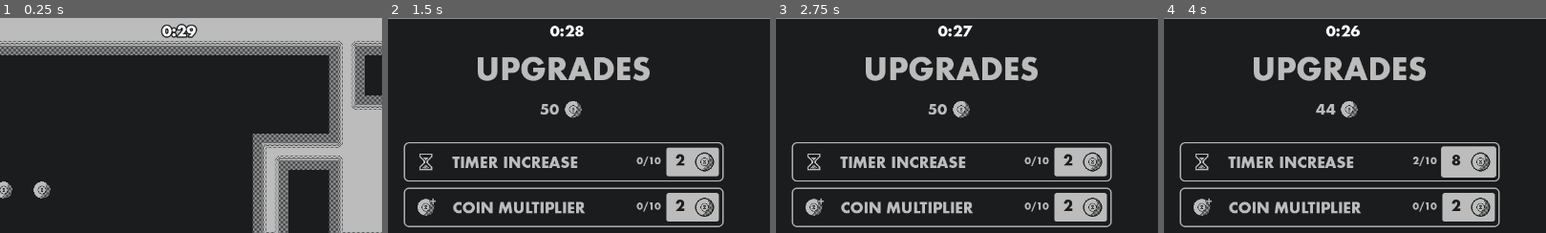
Above: before the commit, frames 1-4 (left to right).
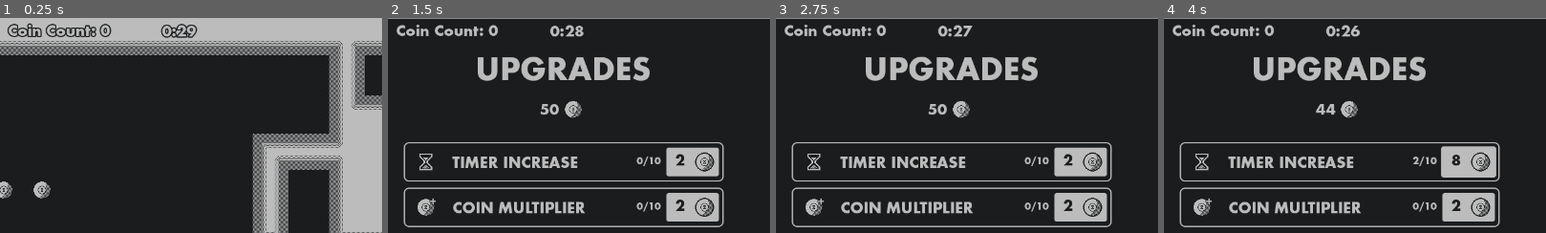
Above: after the commit, the same moments.

Repository: ParryTotato/1BitJam2025
Game: Godot game, scene res://Scenes/Main/main.tscn
Two runs of this game, one before a commit and one after it. Both use one fixed random seed, a clock stepped at 60 frames per second and the inputs below.
Inputs (mouse positions are % of the whole screen's width and height, from its top left):
- Up to frame 1 (0.25 s): no input
- Up to frame 2 (1.5 s): tap Enter (ui_accept) at 0.5, 0.77 s; hold Right (ui_right) 0.53-1.25 s; click (61, 90) at 1.25 s
- Up to frame 3 (2.75 s): click (61, 90) at 2 s
- Up to frame 4 (4 s): click "2" at 2.75 s; click "4" at 3.5 s
The pictures show only the part of the screen within x 27-77%, y 0-50%; the shares and areas given below are measured in that part.

The runs differ from the first frame. In frame 1, 1.1% of the frame differs, in the area x 2-52%, y 2-9%; in frame 2, 0.9%; in frame 3, 0.9%; in frame 4, 0.9%.

Commit message:
bland coin counter

Diff:
--- /dev/null
+++ b/Scenes/Coin/coin_count.gd
@@ -0,0 +1,3 @@
+extends CanvasLayer
+
+@onready var coin_count_label := $Label
--- a/Scenes/Level/level.gd
+++ b/Scenes/Level/level.gd
@@ -4,7 +4,6 @@
 
 func _ready():
 	_register_objects()
-	print(original_positions)
 
 func _process(_delta):
 	if Input.is_action_just_pressed("reset"):
@@ -24,7 +23,6 @@
 	set_physics_process(false)
 	for child in get_children():
 		if child.name in original_positions:
-			print(child.name)
 			child.position = original_positions[child.name]
 
 			if child.has_method("reset_player"):
--- a/Scenes/Main/main.tscn
+++ b/Scenes/Main/main.tscn
@@ -8,6 +8,7 @@
 [ext_resource type="Script" uid="uid://w50gfha4r5yj" path="res://Scenes/Level/level.gd" id="5_y3v7k"]
 [ext_resource type="PackedScene" uid="uid://cjucuym23y50g" path="res://Scenes/Box/box.tscn" id="6_4e4y2"]
 [ext_resource type="PackedScene" uid="uid://ckphg4em2upsh" path="res://Scenes/UpgradeShop/upgrade_shop.tscn" id="7_6t3k2"]
+[ext_resource type="Script" uid="uid://d24ipw3jvtda6" path="res://Scenes/Coin/coin_count.gd" id="7_imbg2"]
 [ext_resource type="FontFile" uid="uid://ba7dpcyndctpw" path="res://Assets/FuturaND-Bold.otf" id="8_hryqi"]
 
 [sub_resource type="TileSetAtlasSource" id="TileSetAtlasSource_h1bgf"]
@@ -401,9 +402,17 @@
 terrain_set_0/terrain_0/color = Color(0, 0, 0, 1)
 sources/1 = SubResource("TileSetAtlasSource_h1bgf")
 
+[sub_resource type="LabelSettings" id="LabelSettings_imbg2"]
+font = ExtResource("8_hryqi")
+font_size = 24
+font_color = Color(0.737255, 0.737255, 0.737255, 1)
+outline_size = 8
+outline_color = Color(0.101961, 0.109804, 0.117647, 1)
+
 [sub_resource type="LabelSettings" id="LabelSettings_hryqi"]
 font = ExtResource("8_hryqi")
 font_size = 24
+font_color = Color(0.737255, 0.737255, 0.737255, 1)
 outline_size = 8
 outline_color = Color(0.101961, 0.109804, 0.117647, 1)
 
@@ -435,6 +444,17 @@
 
 [node name="Box" parent="Level" groups=["box"] instance=ExtResource("6_4e4y2")]
 position = Vector2(160, 160)
+
+[node name="CoinCount" type="CanvasLayer" parent="."]
+script = ExtResource("7_imbg2")
+
+[node name="Label" type="Label" parent="CoinCount"]
+offset_left = 359.0
+offset_top = 10.0
+offset_right = 530.0
+offset_bottom = 37.0
+text = "Coin Count: 0"
+label_settings = SubResource("LabelSettings_imbg2")
 
 [node name="Timer" type="CanvasLayer" parent="."]
 script = ExtResource("3_hryqi")
@@ -455,18 +475,6 @@
 label_settings = SubResource("LabelSettings_hryqi")
 horizontal_alignment = 1
 
-[node name="ColorRect" type="ColorRect" parent="Timer"]
-visible = false
-anchors_preset = 5
-anchor_left = 0.5
-anchor_right = 0.5
-offset_left = -20.0
-offset_top = 7.0
-offset_right = 20.0
-offset_bottom = 30.0
-grow_horizontal = 2
-color = Color(0.101961, 0.109804, 0.117647, 1)
-
 [node name="UI" type="Control" parent="."]
 layout_mode = 3
 anchors_preset = 15
--- a/Scenes/main.gd
+++ /dev/null
@@ -1,6 +0,0 @@
-extends Node2D
-
-@onready var timer := $Level/Timer
-
-func _ready():
-	timer.start_timer()
Not shown, added: Scenes/Coin/coin_count.gd.uid
Not shown: 1 places in Scenes/Main/main.tscn that only renumber resources
Not shown, removed: Scenes/main.gd.uid
